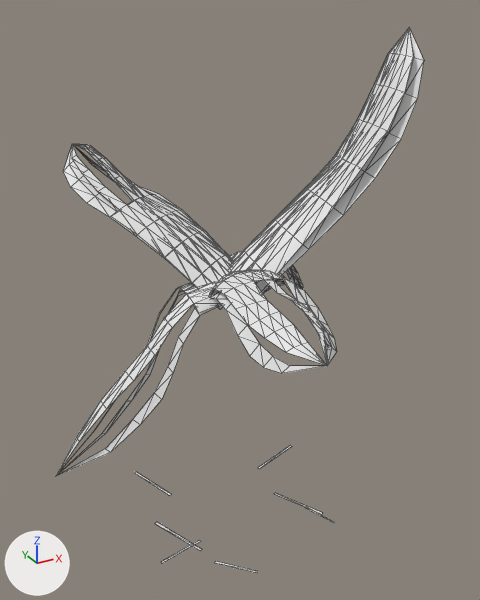
Renders of the OBJ model game/assets/models/plants/SM_Plant_BananaYoung_Leaf.obj from each side of a commit.
Camera for both pictures: a 50 mm lens placed at (-2.11, -3.92, 3.87), pointed at (0.0, -0.1, 1.96). Every picture has the same lights, and +X, +Y and +Z are marked at lower left. The older version comes first. Mesh edges are drawn as thin lines. Where no turn or scale is listed for an object, it has been applied to the vertices. Vertices at exactly the same position are counted once.

Objects in the first picture: 'SM_Plant_BananaYoung_Leaf'.
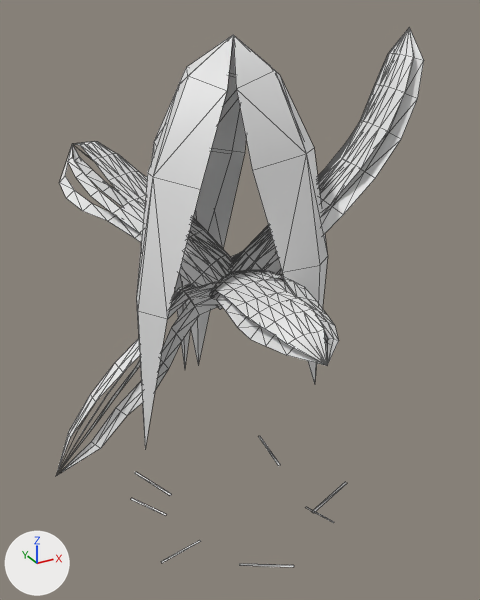
Boxes (x1, y1, x2, y2) around the edits, measured in the pictures (480 x 600 px; the box of a moved part takes in the faces that stretch with it):
'SM_Plant_BananaYoung_Leaf', reshaped: before (57, 27, 424, 573); after (56, 27, 424, 567)
part 1 of me_sm_plant_bananayoung_leaf, added: after (136, 35, 328, 448)
part 2 of me_sm_plant_bananayoung_leaf, deleted: before (258, 445, 291, 468)
part 3 of me_sm_plant_bananayoung_leaf, deleted: before (274, 493, 322, 514)
part 4 of me_sm_plant_bananayoung_leaf, deleted: before (155, 522, 202, 551)
part 5 of me_sm_plant_bananayoung_leaf, deleted: before (215, 561, 258, 573)
part 6 of me_sm_plant_bananayoung_leaf, moved or reshaped: before (57, 57, 388, 476); after (58, 55, 388, 475)
part 7 of me_sm_plant_bananayoung_leaf, added: after (240, 436, 347, 567)
part 8 of me_sm_plant_bananayoung_leaf, added: after (131, 498, 167, 516)

The change, as a list of edits to the scene's bpy script:
```text
Change me_sm_plant_bananayoung_leaf:
    used by ob_sm_plant_bananayoung_leaf; location = (0.0, 0.0, 0.0)
    remove me_sm_plant_bananayoung_leaf.from_pydata(...)  # 594 vertices, 868 faces; spans x -1.4..1.24, y -1.45..1.22, z 0.01..3.75
    add me_sm_plant_bananayoung_leaf.from_pydata(...)  # 687 vertices, 1020 faces; spans x -1.4..1.24, y -1.45..1.26, z 0.01..3.75
    me_sm_plant_bananayoung_leaf part 1: a new loose piece of 61 vertices spanning x -0.81..0.62, y -0.54..0.86, z 0.92..3.72
    me_sm_plant_bananayoung_leaf part 2: the loose piece of 4 vertices spanning x 0.44..0.89, y 0.34..0.51, z 0.01..0.02 is deleted
    me_sm_plant_bananayoung_leaf part 3: the loose piece of 4 vertices spanning x 0.38..0.61, y -0.42..-0.01, z 0.01..0.02 is deleted
    me_sm_plant_bananayoung_leaf part 4: the loose piece of 4 vertices spanning x -0.67..-0.46, y -0.32..0.14, z 0.03 is deleted
    me_sm_plant_bananayoung_leaf part 5: the loose piece of 4 vertices spanning x -0.42..-0.18, y -0.7..-0.46, z 0.01 is deleted
    me_sm_plant_bananayoung_leaf part 6: 87 vertices moved from x -1.24..1.09, y -1.32..1.06, z 1.02..3.39 to x -1.28..1.09, y -1.33..1.13, z 1.03..3.38; 212 vertices removed from x -1.06..1.15, y -1.3..1.22, z 0.97..3.35; 244 vertices added at x -1.21..1.15, y -1.32..1.26, z 1.03..3.35
    me_sm_plant_bananayoung_leaf part 7: 12 vertices added at x -0.28..1.01, y -0.8..0.78, z 0.02..0.03
    me_sm_plant_bananayoung_leaf part 8: 4 vertices added at x -0.74..-0.54, y 0.16..0.51, z 0.03
```
